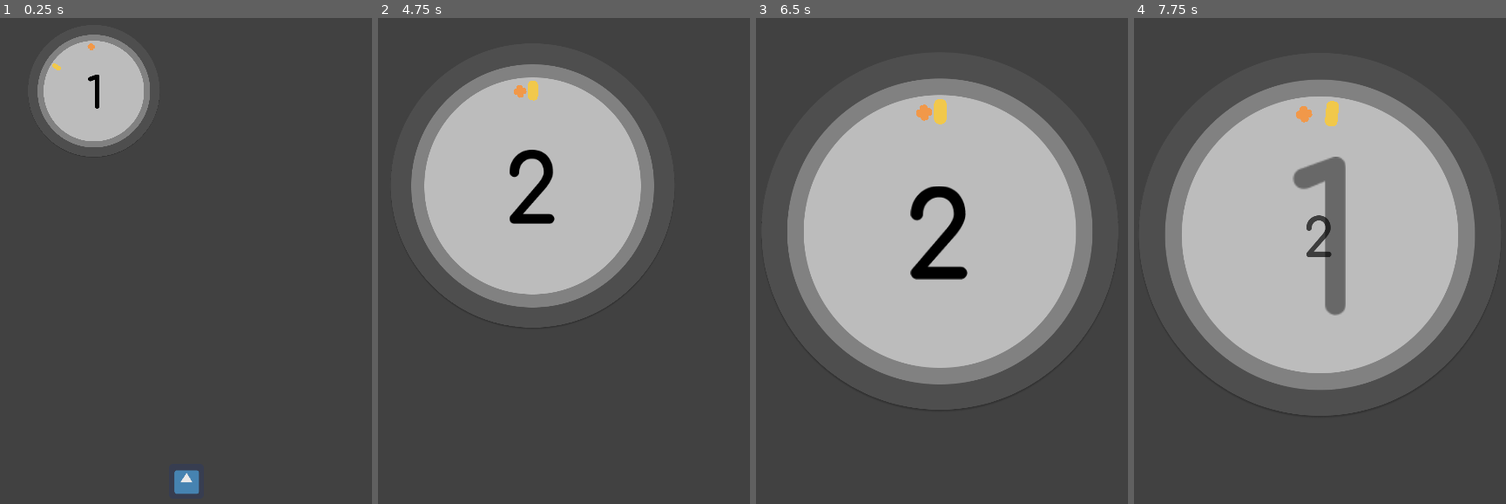
Above: before the commit, frames 1-4 (left to right).
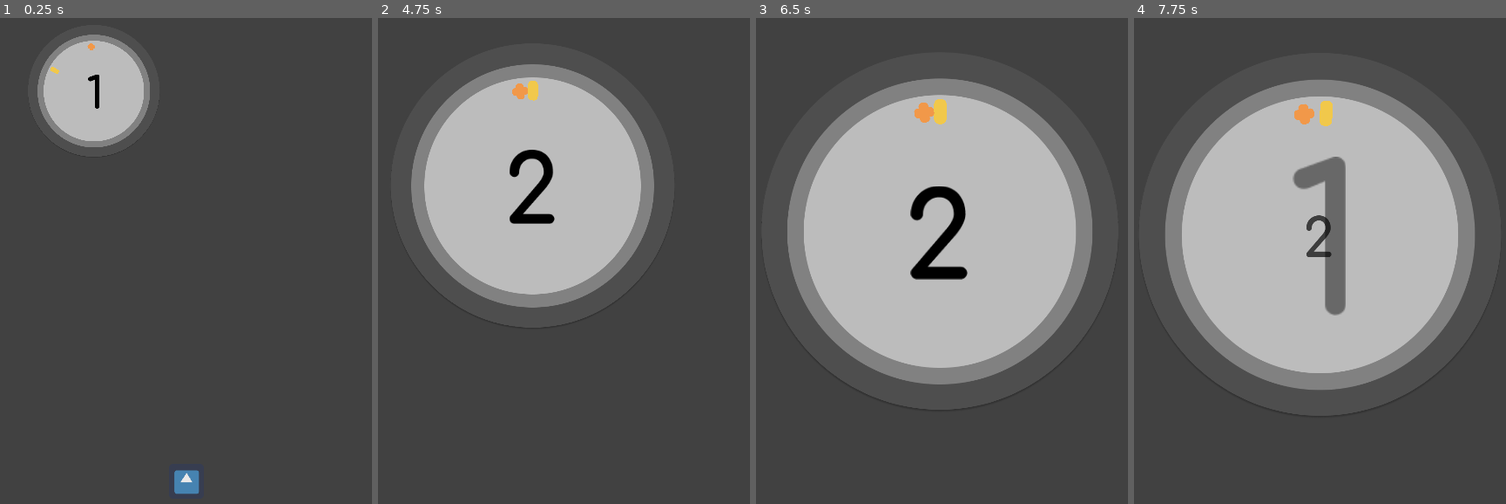
Above: after the commit, the same moments.

Repository: takecare/popthelock
Game: Godot game, scene res://scenes/Start.tscn
Same seed, same stepped clock (60 frames per second), same inputs: the game is played once before the commit and once after it. The engine's default icon, where the game draws it, is replaced by a stand-in: a white triangle on a blue panel in a dark square.
Inputs (mouse positions are in pixels of both pictures, inside the frame that each line leads up to):
- Up to frame 1 (0.25 s): no input
- Up to frame 2 (4.75 s): click (564, 479) at 0.5 s; tap Enter at 1.25, 2.75, 4.25 s; move the mouse to (649, 231) at 1.27 s; hold W 1.28-2.03 s; click (649, 231) at 1.35 s; tap Space at 2, 3.5 s; move the mouse to (485, 304) at 2.02 s; hold S 2.03-2.78 s; tap G at 2.1 s; move the mouse to (604, 115) at 2.77 s; hold W 2.78-4.28 s; tap H at 2.85 s; move the mouse to (545, 406) at 3.52 s; tap J at 3.6 s; move the mouse to (683, 372) at 4.27 s; hold S from 4.28 s (still down); tap Z at 4.35 s
- Up to frame 3 (6.5 s): keep holding S; move the mouse to (826, 163) at 5.02 s; tap X at 5.1 s; move the mouse to (960, 265) at 5.77 s; tap P at 5.85 s
- Up to frame 4 (7.75 s): move the mouse to (1260, 90) at 6.52 s; release S at 6.53 s; hold W from 6.53 s (still down); tap O at 6.6 s; tap Space at 7.25 s; move the mouse to (1405, 231) at 7.27 s; tap Y at 7.35 s

The runs differ from the first frame. In frame 1, less than 0.1% of the frame differs, in the area x 13-17%, y 9-12%; in frame 2, less than 0.1%; in frame 3, less than 0.1%; in frame 4, 0.2%, in the area x 43-56%, y 17-23%.

Commit message:
improve crosshar repositioning logic

Diff:
--- a/animations/crosshair_hit.tres
+++ b/animations/crosshair_hit.tres
@@ -36,9 +36,9 @@
 tracks/2/enabled = true
 tracks/2/keys = {
 "times": PoolRealArray( 0, 0.2, 0.28, 0.3 ),
-"transitions": PoolRealArray( 1, 0.2, 0.8, 1 ),
+"transitions": PoolRealArray( 1, 0.2, 0.8, 0.2 ),
 "update": 0,
-"values": [ Vector2( 1, 1 ), Vector2( 2, 2 ), Vector2( 1.2, 1.2 ), Vector2( 0.8, 0.8 ) ]
+"values": [ Vector2( 1, 1 ), Vector2( 2, 2 ), Vector2( 1.2, 1.2 ), Vector2( 1, 1 ) ]
 }
 tracks/3/type = "value"
 tracks/3/path = NodePath("Body/Sprite:modulate")
--- a/scenes/CrosshairBody.tscn
+++ b/scenes/CrosshairBody.tscn
@@ -16,6 +16,7 @@
 }
 
 [node name="SmallerSprite" type="Sprite" parent="."]
+visible = false
 modulate = Color( 1, 1, 1, 0 )
 scale = Vector2( 0.7, 0.7 )
 texture = ExtResource( 2 )
--- a/scripts/Crosshair.gd
+++ b/scripts/Crosshair.gd
@@ -46,3 +46,6 @@
 
 func _on_target_area_exited() -> void:
   is_inside = false
+
+func get_rotation() -> float:
+  return body.get_rotation()
--- a/scripts/Main.gd
+++ b/scripts/Main.gd
@@ -10,11 +10,13 @@
 
 var is_playing: bool = false
 
+enum CrosshairPosition { Before, EnteredRight, ExitedTarget, EnteredLeft, ExitedRight, ExitedLeft }
 onready var crosshair = $Game/Crosshair
 var crosshair_rotation_direction: int = RotationDirection.CW
 var should_crosshair_rotate: bool = true
 var crosshair_speed: float = .25
 var crosshair_rotation: float = 0
+var crosshair_state = CrosshairPosition.Before
 
 onready var camera: Camera2D = $Camera
 
@@ -23,9 +25,8 @@
 
 export(float) var target_radius = 74 # distance from the lock center
 onready var target: Target = $Game/Target
-var min_angle_deg: float = 30
-var max_angle_deg: float = 60
-var target_rotation: float = 0
+var min_angle_deg: float = 35
+var max_angle_deg: float = 65
 
 onready var score: Score = $Game/Score
 
@@ -37,12 +38,7 @@
   score.center_on(lock_center)
   score.set_score(count)
   random.randomize()
-  replace_target()
-
-#  target.rotate_around_to(lock_center, target_radius, deg2rad(0.0))
-#  target.rotate_around_to(lock_center, target_radius, deg2rad(45.0))
-#  target.rotate_around_to(lock_center, target_radius, deg2rad(45.0))
-
+  _reposition_target()
   # debug:
   yield(get_tree().create_timer(0.2), "timeout")
   _on_start_button_tapped($GUI/HBox/StartButton)
@@ -52,8 +48,6 @@
   if not should_crosshair_rotate:
     return
   _move_crosshair(delta)
-  if crosshair_rotation > target_rotation:
-    pass
 
 
 func _move_crosshair(delta: float) -> void:
@@ -69,20 +63,21 @@
 func _on_target_hit() -> void:
   if !is_playing or $Game/Score.in_progress:
     return
-  replace_target()
+  _reposition_target()
   decrease_count()
   if count == 0:
     increase_level()
 
 
-func replace_target() -> void:
+func _reposition_target() -> void:
   crosshair_rotation_direction *= -1
   var angle_deg = random.randf_range(min_angle_deg, max_angle_deg)
+  print("[", min_angle_deg, ",", max_angle_deg, "] = ", angle_deg) # debug
   var signed_angle = crosshair_rotation_direction * deg2rad(angle_deg)
   target.increase_rotation_around_by(lock_center, signed_angle)
   var s = 1 if random.randf() > 0.5 else -1
-  min_angle_deg += random.randf_range(15, 40) * s
-  max_angle_deg += random.randf_range(15, 40) * -s
+  min_angle_deg = random.randf_range(25, 90)
+  max_angle_deg = random.randf_range(25, 90)
 
 
 func decrease_count() -> void:
@@ -102,7 +97,7 @@
 func _on_target_missed() -> void:
   if !is_playing:
     return
-  back_to_()
+  _back_to_menu()
   level = 0
   count = progression[level]
   crosshair_speed = 1
@@ -122,14 +117,11 @@
   is_playing = true
 
 
-func back_to_() -> void: # TODO rename "back_to_menu"?
+func _back_to_menu() -> void:
   start_button.fade_in()
   camera.zoom_out()
   is_playing = false
 
-
-enum CrosshairPosition { Before, EnteredRight, ExitedTarget, EnteredLeft, ExitedRight, ExitedLeft, Past }
-var crosshair_state = CrosshairPosition.Before
 
 func _on_target_entered_left() -> void:
   if crosshair_rotation_direction == RotationDirection.CCW:
@@ -137,26 +129,23 @@
   elif crosshair_rotation_direction == RotationDirection.CW:
     crosshair_state = CrosshairPosition.EnteredLeft
 
-
 func _on_target_entered_right() -> void:
   if crosshair_rotation_direction == RotationDirection.CCW:
     crosshair_state = CrosshairPosition.EnteredRight
   elif crosshair_rotation_direction == RotationDirection.CW:
     crosshair_state = CrosshairPosition.EnteredRight
 
-
 func _on_target_exited() -> void:
   if crosshair_rotation_direction == RotationDirection.CCW and crosshair_state == CrosshairPosition.ExitedRight:
-    print('>>> PAST (ccw)')
+    _on_target_missed()
   elif crosshair_rotation_direction == RotationDirection.CW and crosshair_state == CrosshairPosition.ExitedLeft:
-    print('>>> PAST (cw)')
+    _on_target_missed()
 
 func _on_target_exited_left() -> void:
   if crosshair_rotation_direction == RotationDirection.CCW:
     crosshair_state = CrosshairPosition.ExitedLeft
   elif crosshair_rotation_direction == RotationDirection.CW:
     crosshair_state = CrosshairPosition.ExitedLeft
-
 
 func _on_target_exited_right() -> void:
   if crosshair_rotation_direction == RotationDirection.CCW:
Not shown: 1 places in scenes/Main.tscn that only renumber resources
